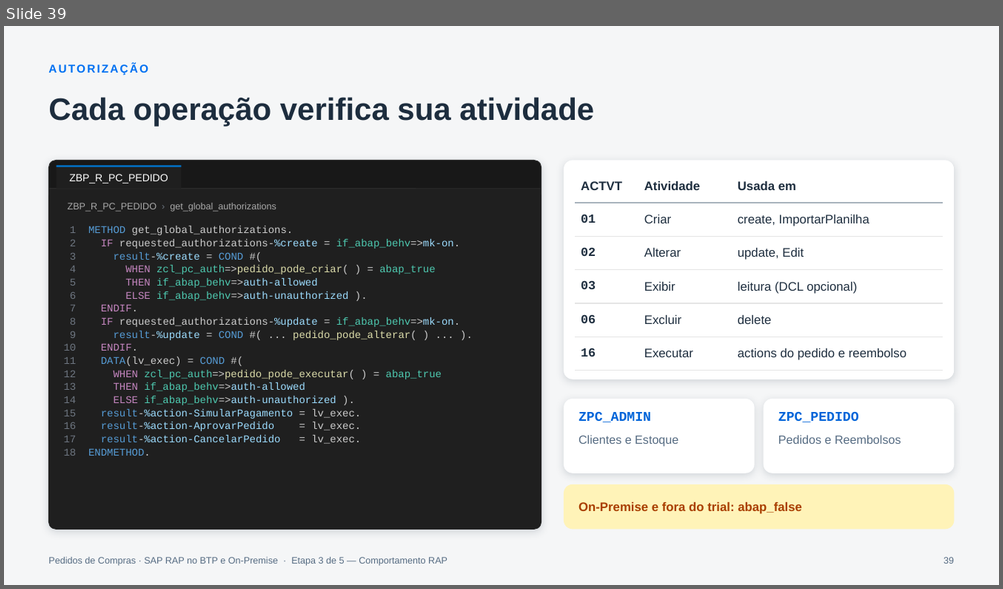
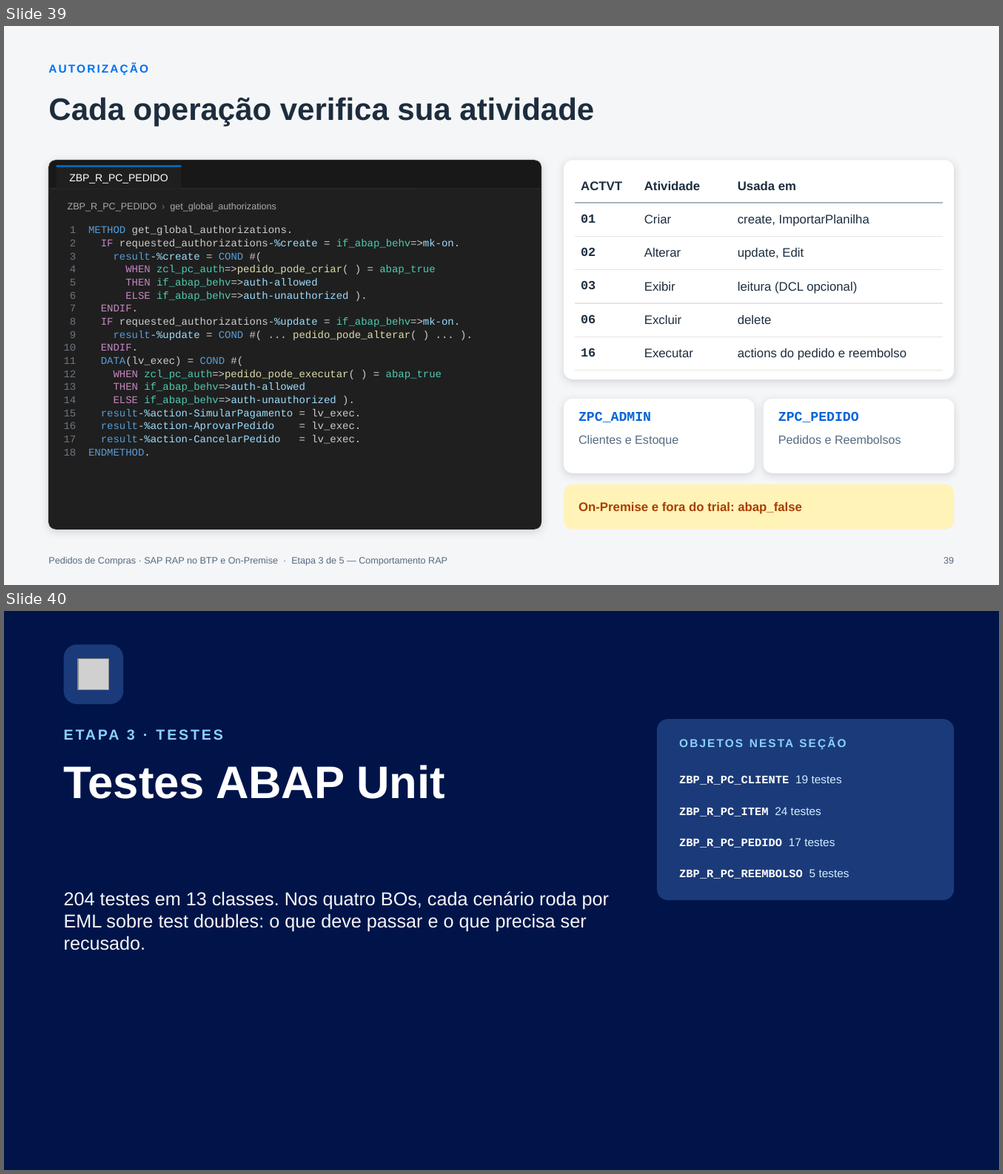
Before and after one commit to AdrianoBispo/sap-abap-rap-pedidos-de-compras-app, a slide deck: docs/apresentacoes/03-comportamento-rap.pptx. Shown one above the other, each under a label of ours: slide 39 before the commit, slides 39 and 40 after it. The pictures are 1003x589 and 1003x1174 pixels, drawn with LibreOffice and Linux fonts; fonts in the diff are those of the drawing; grey boxes stand for pictures. Boxes give left, top, right and bottom in pixels: in the first picture for what was removed or moved away, otherwise in the second. Text is boxed around its words. In the diff, an @@ line names an element or a change of style, - is before the commit and + after.

```diff
--- a/docs/apresentacoes/03-comportamento-rap.pptx
+++ b/docs/apresentacoes/03-comportamento-rap.pptx
@@ slide 40 added at box(4, 611, 999, 1170), background #00144A @@
@@ rounded rectangle added at box(64, 644, 123, 704), fill #1B3A7A @@
@@ picture added at box(78, 659, 109, 690) @@
@@ rounded rectangle added at box(657, 719, 954, 900), fill #1B3A7A @@
@@ text added at box(127, 729, 135, 740), 14 pt, text #89D1FF, bold @@
+ETAPA 3 · TESTES
@@ text added at box(679, 732, 931, 755), 11 pt, text #89D1FF, bold @@
+OBJETOS NESTA SEÇÃO
@@ title added at box(64, 765, 445, 799), 44 pt, text #FFFFFF, bold @@
+Testes ABAP Unit
@@ text added at box(679, 775, 842, 785), 11 pt, text #FFFFFF, bold @@
+ZBP_R_PC_CLIENTE 19 testes
@@ text added at box(679, 807, 821, 817), 11 pt, text #FFFFFF, bold @@
+ZBP_R_PC_ITEM 24 testes
@@ text added at box(679, 838, 834, 848), 11 pt, text #FFFFFF, bold @@
+ZBP_R_PC_PEDIDO 17 testes
@@ text added at box(679, 869, 849, 879), 11 pt, text #FFFFFF, bold @@
+ZBP_R_PC_REEMBOLSO 5 testes
@@ text added at box(64, 891, 609, 951), 18 pt, text #F5F6F7 @@
+204 testes em 13 classes. Nos quatro BOs, cada cenário roda por EML sobre test doubles: o que deve passar e o que precisa ser recusado.
```
Also in this commit, not shown: 2 slides changed.
